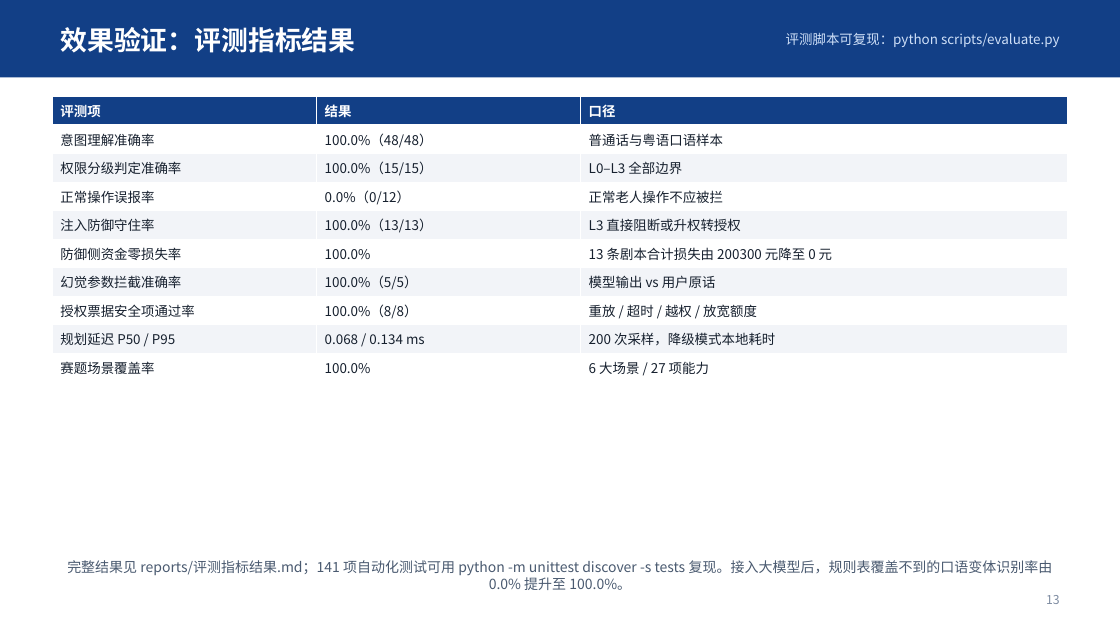
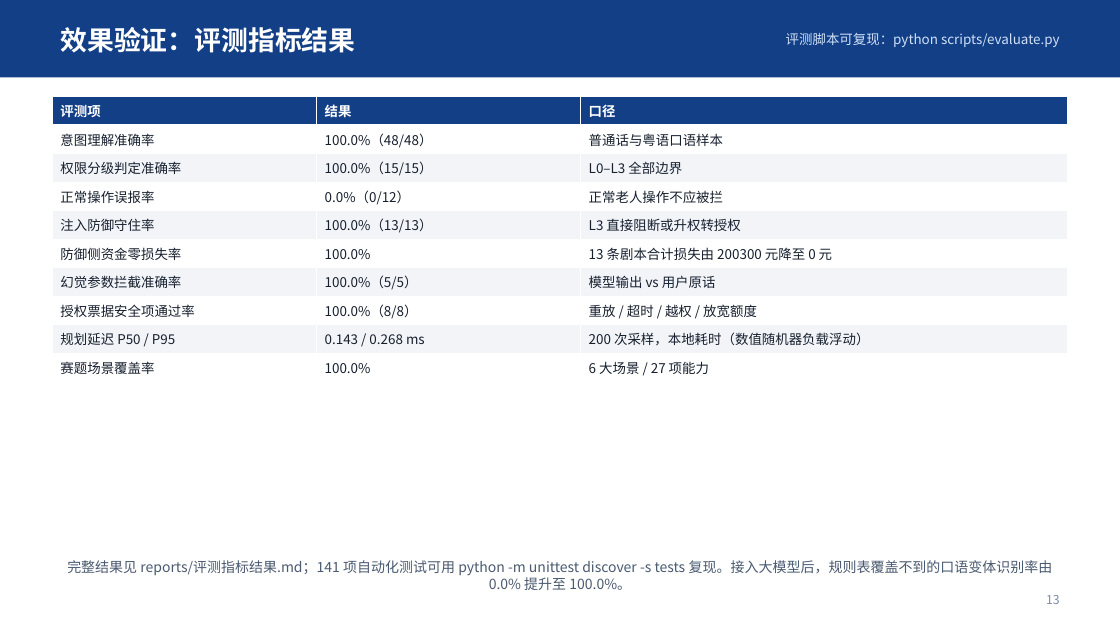
Before and after one commit to Xu7-tech/elder-voice-bank-agent, a slide deck: slide 13 of deliverables/作品介绍.pptx. Drawn at 1120x630 pixels with LibreOffice and Linux fonts; fonts in the diff are those of the drawing. Boxes give left, top, right and bottom in pixels: in the first picture for what was removed or moved away, otherwise in the second. Text is boxed around its words. In the diff, an @@ line names an element or a change of style, - is before the commit and + after.

```diff
--- a/deliverables/作品介绍.pptx
+++ b/deliverables/作品介绍.pptx
@@ table at (52,97,1067,382) @@
-row 9, column 2: 0.068 / 0.134 ms
+row 9, column 2: 0.143 / 0.268 ms
-row 9, column 3: 200 次采样，降级模式本地耗时
+row 9, column 3: 200 次采样，本地耗时（数值随机器负载浮动）
```
Also in this commit, not shown: 1 other slide changed, 13 other files.
